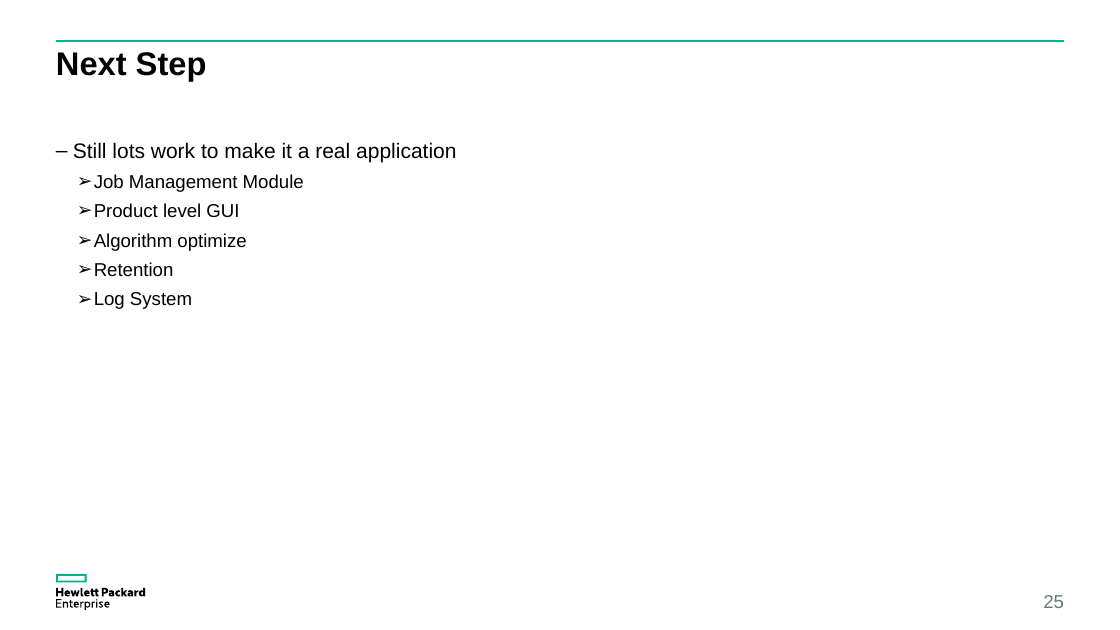
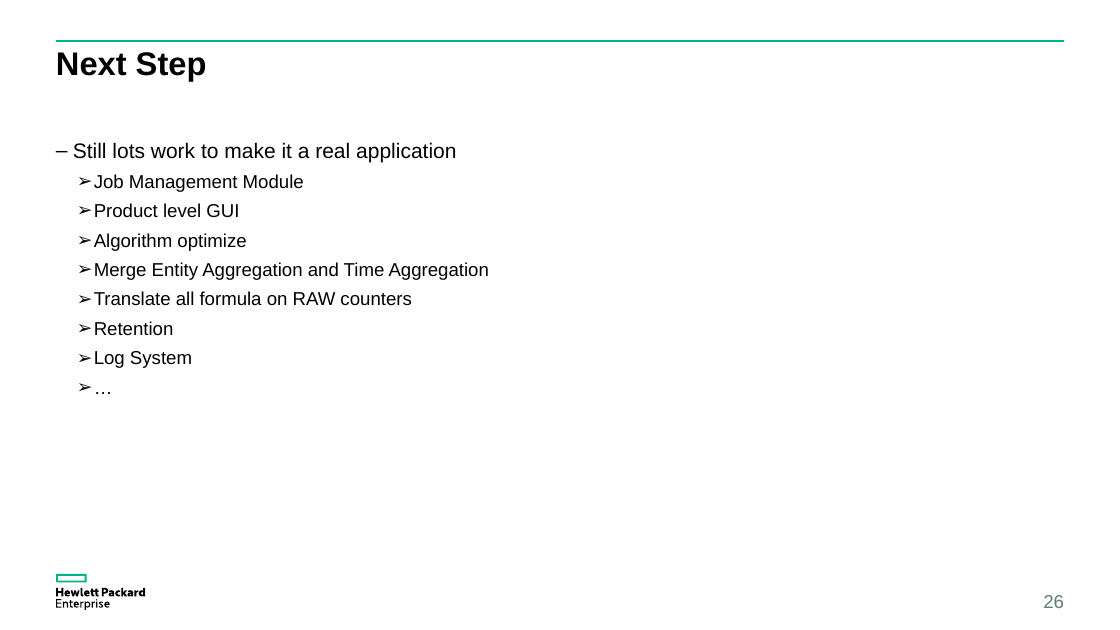
Before and after one commit to yzgang76/MPM, a slide deck: slide 26 of doc/OSSP V2.pptx (slide 25 before the commit). Drawn at 1120x630 pixels with LibreOffice and Linux fonts; fonts in the diff are those of the drawing. Boxes give left, top, right and bottom in pixels: in the first picture for what was removed or moved away, otherwise in the second. Text is boxed around its words. In the diff, an @@ line names an element or a change of style, - is before the commit and + after.

```diff
--- a/doc/OSSP V2.pptx
+++ b/doc/OSSP V2.pptx
@@ text at bbox=[73, 142, 489, 368]: paragraph added @@
+  ➢ …
@@ text at bbox=[94, 262, 489, 306]: paragraphs added @@
+  ➢ Merge Entity Aggregation and Time Aggregation
+  ➢ Translate all formula on RAW counters
@@ page number at bbox=[1043, 595, 1064, 608]: text changed @@
-25
+26
```
Also in this commit, not shown: 3 other slides changed, 1 slide added, 1 slide removed.
